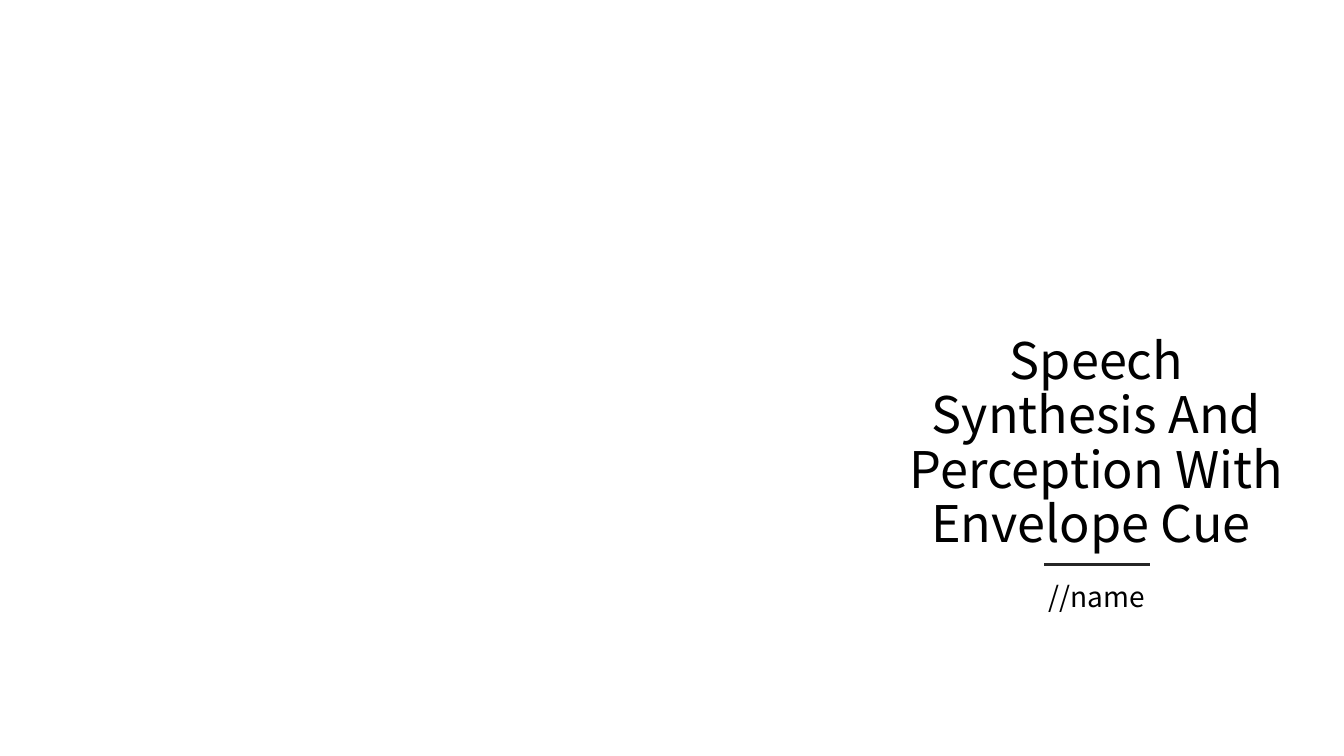
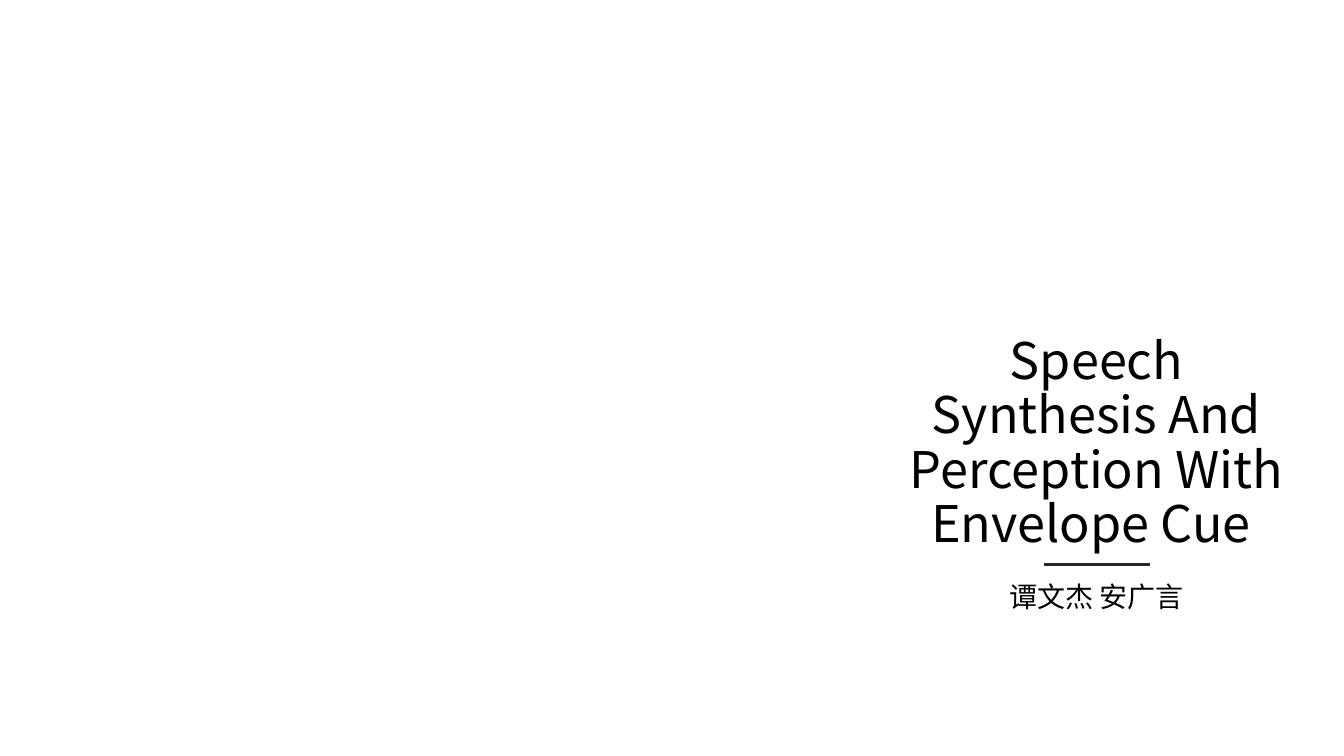
Before and after one commit to ASSANDHOLE/Signal-System_Project, a slide deck: slide 1 of Project1/Speech Synthesis And Perception With Envelope Cue.pptx. Drawn at 1344x756 pixels with LibreOffice and Linux fonts; fonts in the diff are those of the drawing; background and template pictures are left out. Boxes give left, top, right and bottom in pixels: in the first picture for what was removed or moved away, otherwise in the second. Text is boxed around its words. In the diff, an @@ line names an element or a change of style, - is before the commit and + after.

```diff
--- a/Project1/Speech Synthesis And Perception With Envelope Cue.pptx
+++ b/Project1/Speech Synthesis And Perception With Envelope Cue.pptx
@@ subtitle at bbox=[1009, 583, 1184, 610]: text changed @@
-//name
+谭文杰 安广言
```
Also in this commit, not shown: 4 other slides changed, 9 slides added, 1 slide removed.
